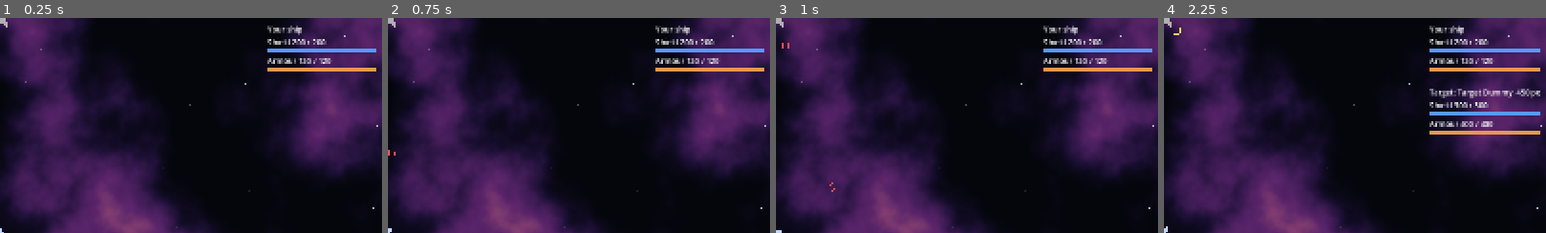
Above: before the commit, frames 1-4 (left to right).
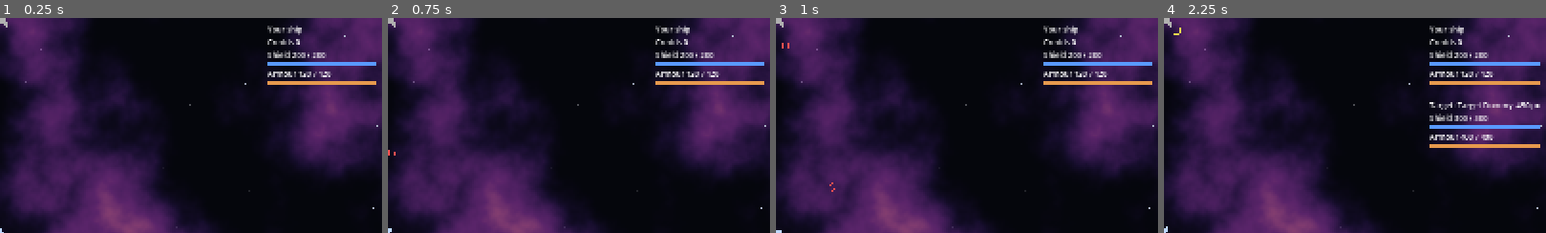
Above: after the commit, the same moments.

Repository: jarrad-h/Terminal_Velocity
Game: Godot game, scene res://scenes/system.tscn
Two runs of this game, one before a commit and one after it. Both use one fixed random seed, a clock stepped at 60 frames per second and the inputs below.
Inputs (mouse positions are % of the whole screen's width and height, from its top left):
- Up to frame 1 (0.25 s): no input
- Up to frame 2 (0.75 s): tap Enter at 0.5 s; move the mouse to (72, 45) at 0.52 s; hold Right (turn_right) from 0.53 s (still down); hold Space (fire_primary) from 0.53 s (still down); click (72, 45) at 0.67 s
- Up to frame 3 (1 s): keep holding Right (turn_right); keep holding Space (fire_primary)
- Up to frame 4 (2.25 s): release Right (turn_right) at 1.25 s; release Space (fire_primary) at 1.25 s; drag from (30, 55) to (28, 10) at 1.27 s; tap Enter at 2 s; move the mouse to (60, 28) at 2.02 s; hold Right (turn_right) from 2.03 s (still down); hold Tab (target_cycle) from 2.03 s (still down)
The pictures show only the part of the screen within x 50-100%, y 0-50%; the shares and areas given below are measured in that part.

The runs differ from the first frame. In frame 1, 3.2% of the frame differs, in the area x 70-99%, y 9-32%; in frame 2, 3.2%; in frame 3, 3.2%; in frame 4, 7.3%, in the area x 69-99%, y 9-61%.

Commit message:
m4: D3 D4 D6 H1 pool spawning, AI pause, radar show-all, credits and records
DebugCommands: spawn_pool (AI pool ships with behaviour and a personality,
optional government override), set_ai_paused, set_radar_show_all (ships
beyond range on the rim), set_traffic_enabled, set_credits, set_record.
Debug panel: pool spawn row, AI/traffic/radar toggles, credits and a
record row per government (marked hostile below its threshold); the panel
scrolls. HUD shows credits (H1). AI state labels no longer truncate.

Co-Authored-By: Claude Opus 5.5 <noreply@anthropic.com>
Claude-Session: https://claude.ai/code/session_013KYWppx9gL7PY4dFLZkH3u

Diff:
--- a/scripts/autoload/debug_commands.gd
+++ b/scripts/autoload/debug_commands.gd
@@ -222,3 +222,50 @@
 func is_traffic_enabled() -> bool:
 	var scene: Node = get_tree().get_first_node_in_group(&"system_scene")
 	return scene != null and scene.traffic.enabled
+
+
+## D4
+func set_ai_paused(enabled: bool) -> void:
+	if not OS.is_debug_build():
+		return
+	ai_paused = enabled
+	toggles_changed.emit()
+
+
+## D4: radar draws ships beyond its range on the rim.
+func set_radar_show_all(enabled: bool) -> void:
+	if not OS.is_debug_build():
+		return
+	radar_show_all = enabled
+	toggles_changed.emit()
+
+
+## D3: spawns `count` AI ships from a pool ahead of the player, with their
+## pool's behaviour and a personality each; optional government override.
+func spawn_pool(pool_id: String, count: int = 1, government: String = "") -> Array[Ship]:
+	var spawned: Array[Ship] = []
+	var scene: Node = get_tree().get_first_node_in_group(&"system_scene")
+	var player: Ship = _player()
+	var pool: AiPoolDef = DataRegistry.get_ai_pool(pool_id)
+	if not OS.is_debug_build() or scene == null or player == null or pool == null:
+		return spawned
+	var distance: float = float(DataRegistry.settings["debug"]["spawn_distance"])
+	var ahead: Vector2 = player.global_position + FlightModel.heading(player.global_rotation) * distance
+	for i: int in count:
+		var offset := Vector2.from_angle(TAU * i / maxf(count, 1)) * (distance * 0.3 if count > 1 else 0.0)
+		var ship: Ship = scene.traffic.spawn_from_pool(pool, ahead + offset, government)
+		if ship != null:
+			spawned.append(ship)
+	return spawned
+
+
+## D6
+func set_credits(value: int) -> void:
+	if OS.is_debug_build():
+		GameState.set_credits(value)
+
+
+## D6
+func set_record(government: String, value: float) -> void:
+	if OS.is_debug_build() and DataRegistry.get_government(government) != null:
+		GameState.set_record(government, value)
--- a/scripts/debug/debug_overlay.gd
+++ b/scripts/debug/debug_overlay.gd
@@ -8,6 +8,7 @@
 const VELOCITY_COLOUR := Color(1.0, 0.8, 0.2)
 const LABEL_COLOUR := Color(0.8, 0.9, 1.0)
 const LABEL_FONT_SIZE: int = 12
+const LABEL_WIDTH: float = 320.0
 
 
 func _ready() -> void:
@@ -41,5 +42,5 @@
 		if show_velocity:
 			draw_line(pos, pos + ship.get_velocity() * vector_seconds, VELOCITY_COLOUR, 2.0)
 		if show_labels:
-			var at := pos + Vector2(-50.0, -ship.hit_radius - 6.0)
-			draw_string(font, at, ship.get_state_label(), HORIZONTAL_ALIGNMENT_CENTER, 100.0, LABEL_FONT_SIZE, LABEL_COLOUR)
+			var at := pos + Vector2(-LABEL_WIDTH / 2.0, -ship.hit_radius - 6.0)
+			draw_string(font, at, ship.get_state_label(), HORIZONTAL_ALIGNMENT_CENTER, LABEL_WIDTH, LABEL_FONT_SIZE, LABEL_COLOUR)
--- a/scripts/debug/debug_panel.gd
+++ b/scripts/debug/debug_panel.gd
@@ -21,6 +21,10 @@
 var _spawn_count: SpinBox
 var _government_select: OptionButton
 var _invulnerable_check: CheckBox
+var _pool_select: OptionButton
+var _toggle_checks: Dictionary = {}
+var _credits_spin: SpinBox
+var _record_rows: VBoxContainer
 
 
 func _ready() -> void:
@@ -34,6 +38,7 @@
 	DebugCommands.overlay_changed.connect(_on_overlay_changed)
 	DebugCommands.data_reload_finished.connect(_on_data_reload_finished)
 	DataRegistry.data_reloaded.connect(_fill_selects)
+	DataRegistry.data_reloaded.connect(_build_record_rows)
 	_refresh()
 
 
@@ -62,8 +67,14 @@
 	_panel = PanelContainer.new()
 	_panel.position = Vector2(12.0, 36.0)
 	add_child(_panel)
+	# Scrolls when taller than the window.
+	var scroll := ScrollContainer.new()
+	scroll.horizontal_scroll_mode = ScrollContainer.SCROLL_MODE_DISABLED
+	scroll.custom_minimum_size = Vector2(470.0, get_viewport().get_visible_rect().size.y - 60.0)
+	_panel.add_child(scroll)
 	var box := VBoxContainer.new()
-	_panel.add_child(box)
+	box.size_flags_horizontal = Control.SIZE_EXPAND_FILL
+	scroll.add_child(box)
 	box.add_child(_make_label("Debug  ( ` to close )"))
 	_location_label = _make_label("")
 	box.add_child(_location_label)
@@ -110,6 +121,13 @@
 		var gov: String = "" if _government_select.selected <= 0 else _government_select.get_item_text(_government_select.selected)
 		DebugCommands.spawn_ships(_ship_select.get_item_text(_ship_select.selected), int(_spawn_count.value), gov)))
 	spawn_row.add_child(_make_button("Clear ships", DebugCommands.clear_ships))
+	var pool_row := HBoxContainer.new()
+	box.add_child(pool_row)
+	_pool_select = _make_select()
+	pool_row.add_child(_pool_select)
+	pool_row.add_child(_make_button("Spawn pool", func() -> void:
+		var gov: String = "" if _government_select.selected <= 0 else _government_select.get_item_text(_government_select.selected)
+		DebugCommands.spawn_pool(_pool_select.get_item_text(_pool_select.selected), int(_spawn_count.value), gov)))
 	var system_row := HBoxContainer.new()
 	box.add_child(system_row)
 	_system_select = _make_select()
@@ -127,10 +145,29 @@
 	_invulnerable_check.toggled.connect(DebugCommands.set_player_invulnerable)
 	box.add_child(_invulnerable_check)
 	DebugCommands.invulnerable_changed.connect(func(on: bool) -> void: _invulnerable_check.set_pressed_no_signal(on))
+	box.add_child(_make_toggle("AI paused", DebugCommands.set_ai_paused, func() -> bool: return DebugCommands.ai_paused))
+	box.add_child(_make_toggle("Traffic on", DebugCommands.set_traffic_enabled, DebugCommands.is_traffic_enabled))
+	box.add_child(_make_toggle("Radar shows all ships", DebugCommands.set_radar_show_all, func() -> bool: return DebugCommands.radar_show_all))
+	DebugCommands.toggles_changed.connect(_refresh_toggles)
 	var target_row := HBoxContainer.new()
 	box.add_child(target_row)
 	target_row.add_child(_make_button("Disable target", DebugCommands.disable_target))
 	target_row.add_child(_make_button("Destroy target", DebugCommands.destroy_target))
+
+	box.add_child(HSeparator.new())
+	box.add_child(_make_label("Player state (D6)"))
+	var credits_row := HBoxContainer.new()
+	box.add_child(credits_row)
+	credits_row.add_child(_make_label("Credits"))
+	_credits_spin = _make_spin(0.0, 10000000.0, 100.0)
+	_credits_spin.value = GameState.credits
+	credits_row.add_child(_credits_spin)
+	credits_row.add_child(_make_button("Set", func() -> void: DebugCommands.set_credits(int(_credits_spin.value))))
+	_record_rows = VBoxContainer.new()
+	box.add_child(_record_rows)
+	_build_record_rows()
+	GameState.record_changed.connect(func(_g: String, _v: float) -> void: _refresh_record_labels())
+	GameState.credits_changed.connect(func(c: int) -> void: _credits_spin.value = c)
 
 	box.add_child(HSeparator.new())
 	box.add_child(_make_label("Overlays"))
@@ -144,6 +181,64 @@
 		_overlay_checks[overlay] = check
 
 
+func _make_toggle(text: String, setter: Callable, getter: Callable) -> CheckBox:
+	var check := CheckBox.new()
+	check.text = text
+	check.focus_mode = Control.FOCUS_NONE
+	check.button_pressed = getter.call()
+	check.toggled.connect(setter)
+	check.set_meta("getter", getter)
+	_toggle_checks[text] = check
+	return check
+
+
+func _refresh_toggles() -> void:
+	for check: CheckBox in _toggle_checks.values():
+		check.set_pressed_no_signal((check.get_meta("getter") as Callable).call())
+
+
+func _make_spin(min_value: float, max_value: float, step: float) -> SpinBox:
+	var spin := SpinBox.new()
+	spin.min_value = min_value
+	spin.max_value = max_value
+	spin.step = step
+	spin.allow_greater = true
+	spin.allow_lesser = true
+	spin.focus_mode = Control.FOCUS_NONE
+	spin.get_line_edit().focus_mode = Control.FOCUS_NONE
+	spin.custom_minimum_size.x = 110.0
+	return spin
+
+
+## D6: one row per government: current record, a value and Set.
+func _build_record_rows() -> void:
+	for child: Node in _record_rows.get_children():
+		child.queue_free()
+	for gov_id: String in DataRegistry.ids("governments"):
+		var row := HBoxContainer.new()
+		_record_rows.add_child(row)
+		var label := _make_label("")
+		label.custom_minimum_size.x = 230.0
+		label.set_meta("government", gov_id)
+		row.add_child(label)
+		var spin := _make_spin(-1000.0, 1000.0, 5.0)
+		spin.value = GameState.get_record(gov_id)
+		row.add_child(spin)
+		row.add_child(_make_button("Set", func() -> void: DebugCommands.set_record(gov_id, spin.value)))
+	_refresh_record_labels()
+
+
+func _refresh_record_labels() -> void:
+	for row: Node in _record_rows.get_children():
+		var label: Label = row.get_child(0)
+		var gov_id: String = label.get_meta("government", "")
+		var gov: GovernmentDef = DataRegistry.get_government(gov_id)
+		if gov == null:
+			continue
+		var record: float = GameState.get_record(gov_id)
+		label.text = "%s: %.0f%s" % [gov.name, record, "  (hostile)" if record < gov.crime_threshold else ""]
+
+
 func _on_overlay_changed(overlay: StringName, enabled: bool) -> void:
 	var check: CheckBox = _overlay_checks.get(overlay)
 	if check != null:
@@ -154,6 +249,8 @@
 	_panel.visible = panel_visible
 	if panel_visible:
 		_fill_selects()
+		_refresh_toggles()
+		_refresh_record_labels()
 
 
 func _fill_selects() -> void:
@@ -162,6 +259,9 @@
 	_fill(_system_select, DataRegistry.ids("systems"), DebugCommands.current_system_id())
 	var governments: Array[String] = ["(no government)"]
 	governments.append_array(DataRegistry.ids("governments"))
+	var current_pool: String = "" if _pool_select.selected < 0 else _pool_select.get_item_text(_pool_select.selected)
+	var pools: Array[String] = DataRegistry.ids("ai_pools")
+	_fill(_pool_select, pools, current_pool if current_pool != "" else (pools[0] if not pools.is_empty() else ""))
 	var current: String = "" if _government_select.selected < 0 else _government_select.get_item_text(_government_select.selected)
 	_fill(_government_select, governments, current if current != "" else governments[0])
 
--- a/scripts/ui/hud.gd
+++ b/scripts/ui/hud.gd
@@ -14,6 +14,7 @@
 var _player_shield: ProgressBar
 var _player_armor: ProgressBar
 var _status: Label
+var _credits: Label
 var _target_box: VBoxContainer
 var _target_name: Label
 var _target_shield: ProgressBar
@@ -37,6 +38,8 @@
 	box.grow_horizontal = Control.GROW_DIRECTION_BEGIN
 	add_child(box)
 	box.add_child(_label("Your ship"))
+	_credits = _label("")
+	box.add_child(_credits)
 	_player_shield = _bar(box, "Shield", Color(0.35, 0.6, 1.0))
 	_player_armor = _bar(box, "Armour", Color(0.9, 0.6, 0.3))
 	_status = _label("")
@@ -52,6 +55,7 @@
 func _process(_delta: float) -> void:
 	if player == null or not is_instance_valid(player):
 		return
+	_credits.text = "Credits %d" % GameState.credits
 	_fill(_player_shield, player.health.shield, player.health.max_shield)
 	_fill(_player_armor, player.health.armor, player.health.max_armor)
 	_status.text = "DESTROYED (respawn comes in M5; swap ship in the debug panel)" if player.health.is_destroyed \
--- a/scripts/ui/radar.gd
+++ b/scripts/ui/radar.gd
@@ -56,6 +56,8 @@
 		if ship == player or not ship.visible:
 			continue
 		var p: Vector2 = _to_radar(ship.global_position - origin)
+		if DebugCommands.radar_show_all and p.length() > _radius - 2.5:
+			p = p.limit_length(_radius - 2.5)  # D4: show every ship, on the rim
 		_dot(centre, p, 2.5, _ship_colour(ship))
 		if ship == target and p.length() <= _radius:
 			draw_arc(centre + p, 6.0, 0.0, TAU, 16, _colours["target"], 1.5)
--- a/tests/smoke/scenario.gd
+++ b/tests/smoke/scenario.gd
@@ -251,11 +251,20 @@
 	_check(is_equal_approx(HitQuery.damage_scale(player, law_patrol), 1.0), "player always full damage (C11)")
 
 	# D4: AI pause.
-	_debug.ai_paused = true
+	_debug.set_ai_paused(true)
 	await _frames(3)
 	var paused_input: FlightInput = other_patrol.get_flight_input()
 	_check(not paused_input.thrust and paused_input.turn == 0.0 and not paused_input.fire_primary, "AI paused gives no input (D4)")
-	_debug.ai_paused = false
+	_debug.set_ai_paused(false)
+	# D3: spawn a pool with a government override; D6: credits and record.
+	var raid: Array[Ship] = _debug.spawn_pool("pirate_raid", 2, "local_authority")
+	_check(raid.size() == 2 and raid.all(func(sh: Ship) -> bool: return sh.government == "local_authority" and sh.controller is AIController),
+		"spawn pool with government override (D3)")
+	_debug.set_credits(1234)
+	_check(GameState.credits == 1234, "set credits (D6)")
+	_debug.set_record("pirates", 1500.0)
+	_check(GameState.get_record("pirates") == 1500.0, "set record (D6)")
+	_debug.set_record("pirates", 0.0)
 	_debug.clear_ships()
 	await _frames(2)
 
